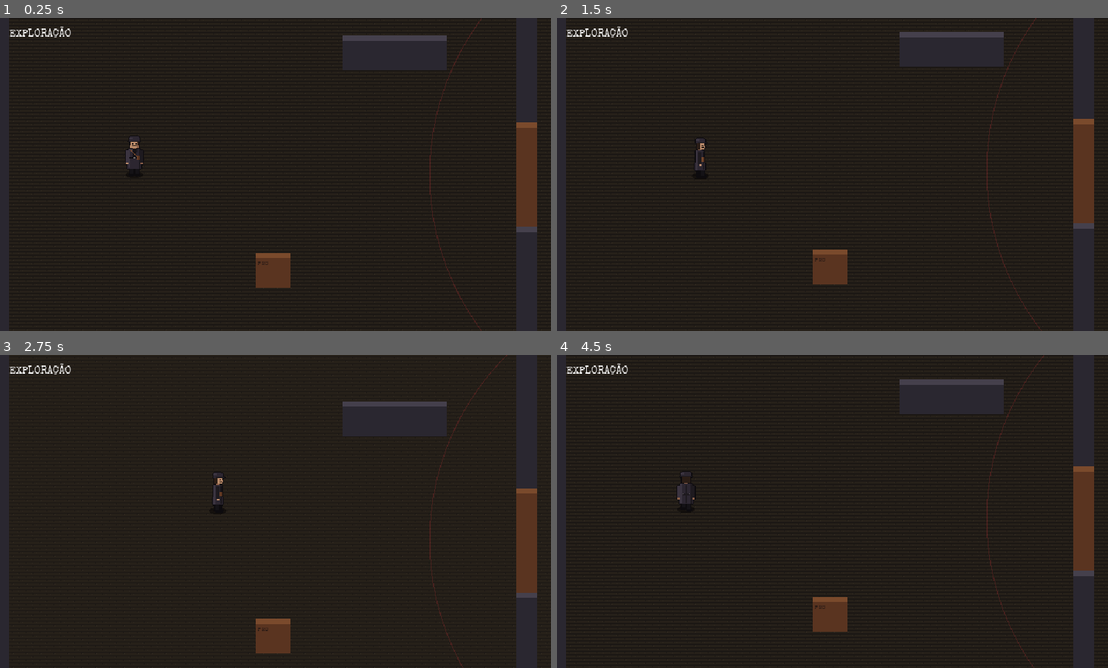
Above: before the commit, frames 1-4 (two rows, left to right).
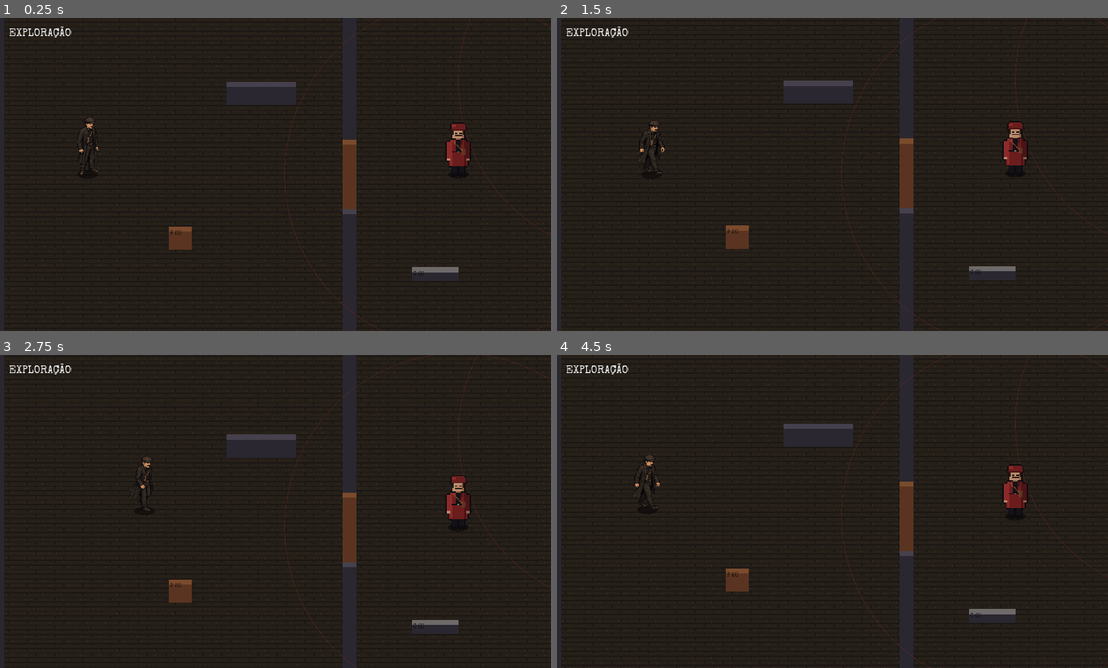
Above: after the commit, the same moments.

Repository: Brombilaa/game
Game: Godot game, scene res://scenes/exploration/test_room.tscn
Same seed, same stepped clock (60 frames per second), same inputs: the game is played once before the commit and once after it.
Inputs (mouse positions are in pixels of both pictures, inside the frame that each line leads up to):
- Up to frame 1 (0.25 s): no input
- Up to frame 2 (1.5 s): tap Enter at 0.5 s; move the mouse to (953, 158) at 0.52 s; hold D 0.53-1.28 s; tap R at 0.6, 1.35 s; click (953, 158) at 0.67 s; tap Space at 0.77 s; move the mouse to (716, 190) at 1.27 s; click (716, 190) at 1.42 s
- Up to frame 3 (2.75 s): tap Space at 1.52 s; move the mouse to (330, 442) at 2.02 s; hold D from 2.03 s (still down); tap R at 2.1 s; click (330, 442) at 2.17 s
- Up to frame 4 (4.5 s): move the mouse to (804, 574) at 2.77 s; tap R at 2.85, 3.6, 4.35 s; click (804, 574) at 2.92 s; tap Space at 3.02, 3.77 s; move the mouse to (997, 558) at 3.52 s; release D at 3.53 s; click (997, 558) at 3.67 s; move the mouse to (661, 464) at 4.27 s; click (661, 464) at 4.42 s

The runs differ from the first frame. In frame 1, 7.4% of the frame differs, in the area x 0-100%, y 0-100%; in frame 2, 7.4%; in frame 3, 6.9%; in frame 4, 7.4%.

Commit message:
Passa para 960×540 com o Nikolai real na sala de teste
Co-Authored-By: Claude Sonnet 5.5 <noreply@anthropic.com>
Claude-Session: https://claude.ai/code/session_01EDsCLEBJPZ18HUC4jaNQhy

Diff:
--- a/project.godot
+++ b/project.godot
@@ -12,13 +12,12 @@
 
 [display]
 
-window/size/viewport_width=640
-window/size/viewport_height=360
+window/size/viewport_width=960
+window/size/viewport_height=540
 window/size/window_width_override=1280
 window/size/window_height_override=720
 window/stretch/mode="canvas_items"
 window/stretch/aspect="keep"
-window/stretch/scale_mode="integer"
 
 [gui]
 
--- /dev/null
+++ b/scripts/art/character_sheet.gd
@@ -0,0 +1,34 @@
+class_name CharacterSheet
+extends RefCounted
+# Folha de poses de um personagem feita a partir de uma imagem do ChatGPT (tools/sprites/converter.py).
+# Uma fila de 8 quadros de 144×144: 0 e 1 parado, 2 a 7 andando. Desenhada virada para a direita
+# (leste); para a esquerda o quadro é espelhado. Direções diagonais e de costas ainda não existem.
+
+const FRAME := 144
+const IDLE_FRAMES := [0, 1]
+const WALK_FRAMES := [2, 3, 4, 5, 6, 7]
+# Ponto do quadro que fica sobre a posição da unidade: meio dos pés.
+const PIVOT := Vector2(72, 135)
+# Altura do personagem acima do pivô, para posicionar barras de vida.
+const HEIGHT := 100.0
+
+var texture: Texture2D
+
+
+func _init(path: String) -> void:
+	texture = load(path)
+
+
+func frame_count() -> int:
+	return int(texture.get_width() / FRAME)
+
+
+# Desenha o quadro `frame` com os pés em `pos`. `flip` espelha para a esquerda.
+func draw(canvas: CanvasItem, pos: Vector2, frame: int, flip: bool) -> void:
+	var src := Rect2(frame * FRAME, 0, FRAME, FRAME)
+	var origin := (pos - PIVOT).round()
+	if flip:
+		# Espelha em torno do pivô: largura negativa mantém o pé no mesmo lugar.
+		canvas.draw_texture_rect_region(texture, Rect2(origin + Vector2(FRAME, 0), Vector2(-FRAME, FRAME)), src)
+	else:
+		canvas.draw_texture_rect_region(texture, Rect2(origin, Vector2(FRAME, FRAME)), src)
--- a/scripts/exploration/test_room.gd
+++ b/scripts/exploration/test_room.gd
@@ -5,8 +5,10 @@
 # Combate por turnos (TurnManager + CombatRules): no turno do agente, clique no chão
 # move (gasta PA), clique no inimigo ataca, clique na cobertura mira a estrutura,
 # Espaço passa o turno e D atrasa. R reinicia a sala.
-# Visual provisório (PlaceholderArt): resolução interna 640×360, câmera segue a unidade
+# Visual provisório: resolução interna 960×540 (DEC-2026-10-29-10), câmera segue a unidade
 # em foco e a sala de 1280×720 rola; unidades desenhadas por ordem de profundidade (y).
+# O agente usa a folha real do Nikolai (CharacterSheet); inimigos e chão ainda são
+# PlaceholderArt, ampliado 2× para ficar na escala do personagem de ~96 px.
 
 enum Mode { EXPLORATION, COMBAT, GAME_OVER }
 
@@ -17,8 +19,11 @@
 const PERCEPTION_RANGE := 300.0  # provisório: alcance de percepção está PENDENTE no GDD
 const ENEMY_STEP_SECONDS := 0.4
 const POPUP_SECONDS := 1.2
-const WALK_FRAME_SECONDS := 0.15
-const WALL_TOP := 6.0  # faixa clara no topo da parede, para a leitura em 3/4
+const WALK_FRAME_SECONDS := 0.11
+const IDLE_FRAME_SECONDS := 0.7
+const PLACEHOLDER_SCALE := 2  # arte provisória de 32×48 ampliada para ~96 px
+const AGENT_SHEET := "res://assets/sprites/personagens/nikolai_e.png"
+const WALL_TOP := 9.0  # faixa clara no topo da parede, para a leitura em 3/4
 const ROOM_SIZE := Vector2i(1280, 720)
 const ENEMY_VARIANTS := ["cultista", "atirador"]  # mesma ordem de `enemies`
 
@@ -60,12 +65,16 @@
 var audio := AudioDirector.new()
 var camera := Camera2D.new()
 var facing := {}  # Combatant -> PlaceholderArt.Dir
+var flipped := {}  # Combatant -> true se está olhando para a esquerda
 var walk_time := 0.0
+var idle_frame := 0
+var agent_sheet: CharacterSheet
 
 
 func _ready() -> void:
 	add_child(hud)
 	add_child(audio)
+	agent_sheet = CharacterSheet.new(AGENT_SHEET)
 	camera.limit_left = 0
 	camera.limit_top = 0
 	camera.limit_right = ROOM_SIZE.x
@@ -155,7 +164,12 @@
 	var focus := turns.current if mode == Mode.COMBAT and turns and turns.current else player
 	camera.position = focus.pos
 	if moving_unit and not path.is_empty():
-		facing[moving_unit] = PlaceholderArt.dir_from_vector(path[0] - moving_unit.pos)
+		var dir := PlaceholderArt.dir_from_vector(path[0] - moving_unit.pos)
+		facing[moving_unit] = dir
+		if dir == PlaceholderArt.Dir.EAST:
+			flipped[moving_unit] = false
+		elif dir == PlaceholderArt.Dir.WEST:
+			flipped[moving_unit] = true  # subindo ou descendo mantém o lado anterior
 		walk_time += delta
 		moving_unit.pos = moving_unit.pos.move_toward(path[0], SPEED * delta)
 		if moving_unit.pos.is_equal_approx(path[0]):
@@ -164,6 +178,10 @@
 			moving_unit = null
 			walk_time = 0.0
 			move_finished.emit()
+		queue_redraw()
+	var breath := int(Time.get_ticks_msec() / (IDLE_FRAME_SECONDS * 1000.0)) % 2
+	if breath != idle_frame:
+		idle_frame = breath
 		queue_redraw()
 	if mode != Mode.EXPLORATION:
 		return
@@ -370,7 +388,9 @@
 
 func _draw() -> void:
 	var font := ThemeDB.fallback_font
-	draw_texture_rect(PlaceholderArt.floor_texture(), Rect2(Vector2.ZERO, ROOM_SIZE), true)
+	draw_set_transform(Vector2.ZERO, 0.0, Vector2(PLACEHOLDER_SCALE, PLACEHOLDER_SCALE))
+	draw_texture_rect(PlaceholderArt.floor_texture(), Rect2(Vector2.ZERO, ROOM_SIZE / PLACEHOLDER_SCALE), true)
+	draw_set_transform(Vector2.ZERO)
 	for w in walls:
 		_draw_block(w, PlaceholderArt.color("parede"), PlaceholderArt.color("parede_topo"))
 	if door_open:
@@ -385,7 +405,7 @@
 			_draw_block(c.rect, PlaceholderArt.color("couro"), PlaceholderArt.color("couro_claro"))
 		else:
 			_draw_block(c.rect, PlaceholderArt.color("parede"), PlaceholderArt.color("metal"))
-		draw_string(font, c.rect.position + Vector2(2, 14), "%s %d" % ["P" if c.kind == "partial" else "C", c.hp], HORIZONTAL_ALIGNMENT_LEFT, -1, 6, PlaceholderArt.color("contorno"))
+		draw_string(font, c.rect.position + Vector2(2, 14), "%s %d" % ["P" if c.kind == "partial" else "C", c.hp], HORIZONTAL_ALIGNMENT_LEFT, -1, 9, PlaceholderArt.color("contorno"))
 	if mode == Mode.EXPLORATION:
 		for e in enemies:
 			if e.is_alive():
@@ -397,13 +417,13 @@
 	if mode == Mode.COMBAT:
 		_draw_preview(font)
 	# Textos de rodapé presos à tela, não à sala que rola.
-	var footer := get_canvas_transform().affine_inverse() * Vector2(16, 345)
+	var footer := get_canvas_transform().affine_inverse() * Vector2(24, 520)
 	if mode == Mode.COMBAT:
-		draw_string(font, footer, "Rodada %d  |  Espaço passa, D atrasa, R reinicia" % turns.round_number, HORIZONTAL_ALIGNMENT_LEFT, -1, 9, Color(1, 1, 1, 0.6))
+		draw_string(font, footer, "Rodada %d  |  Espaço passa, D atrasa, R reinicia" % turns.round_number, HORIZONTAL_ALIGNMENT_LEFT, -1, 13, Color(1, 1, 1, 0.6))
 	elif mode == Mode.GAME_OVER:
-		draw_string(font, footer, "Game Over (R reinicia)", HORIZONTAL_ALIGNMENT_LEFT, -1, 9, Color(1, 0.5, 0.5))
+		draw_string(font, footer, "Game Over (R reinicia)", HORIZONTAL_ALIGNMENT_LEFT, -1, 13, Color(1, 0.5, 0.5))
 	for p in popups:
-		draw_string(font, p.pos, p.text, HORIZONTAL_ALIGNMENT_LEFT, -1, 9, Color(1, 1, 0.7, clampf(p.time / POPUP_SECONDS * 2.0, 0.0, 1.0)))
+		draw_string(font, p.pos, p.text, HORIZONTAL_ALIGNMENT_LEFT, -1, 13, Color(1, 1, 0.7, clampf(p.time / POPUP_SECONDS * 2.0, 0.0, 1.0)))
 
 
 # Bloco em 3/4: face frontal com uma faixa clara de topo.
@@ -414,21 +434,25 @@
 
 func _draw_unit(u: Combatant) -> void:
 	draw_set_transform(u.pos, 0.0, Vector2(1.0, 0.4))  # sombra achatada sob os pés
-	draw_circle(Vector2.ZERO, u.radius, Color(0, 0, 0, 0.45))
+	draw_circle(Vector2.ZERO, 18.0, Color(0, 0, 0, 0.45))
 	draw_set_transform(Vector2.ZERO)
 	if turns and u == turns.current:
 		draw_set_transform(u.pos, 0.0, Vector2(1.0, 0.5))
-		draw_arc(Vector2.ZERO, u.radius + 5, 0.0, TAU, 32, PlaceholderArt.color("destaque"), 2.0)
+		draw_arc(Vector2.ZERO, 26.0, 0.0, TAU, 32, PlaceholderArt.color("destaque"), 2.0)
 		draw_set_transform(Vector2.ZERO)
-	var frame := 0
-	if u == moving_unit:
-		frame = 1 + int(walk_time / WALK_FRAME_SECONDS) % 2
+	var walking := u == moving_unit
 	var i := enemies.find(u)
-	var variant: String = ENEMY_VARIANTS[i % ENEMY_VARIANTS.size()] if i >= 0 else "agente"
-	var tex := PlaceholderArt.character_texture(variant, facing.get(u, PlaceholderArt.Dir.SOUTH), frame)
-	draw_texture(tex, (u.pos - PlaceholderArt.PIVOT).round())
+	if i < 0:
+		var frames: Array = CharacterSheet.WALK_FRAMES if walking else CharacterSheet.IDLE_FRAMES
+		var n := int(walk_time / WALK_FRAME_SECONDS) % frames.size() if walking else idle_frame
+		agent_sheet.draw(self, u.pos, frames[n], flipped.get(u, false))
+	else:
+		var frame := 1 + int(walk_time / WALK_FRAME_SECONDS) % 2 if walking else 0
+		var tex := PlaceholderArt.character_texture(ENEMY_VARIANTS[i % ENEMY_VARIANTS.size()], facing.get(u, PlaceholderArt.Dir.SOUTH), frame)
+		var size := Vector2(PlaceholderArt.FRAME_SIZE * PLACEHOLDER_SCALE)
+		draw_texture_rect(tex, Rect2((u.pos - PlaceholderArt.PIVOT * PLACEHOLDER_SCALE).round(), size), false)
 	if mode != Mode.EXPLORATION:
-		var bar := Rect2(u.pos + Vector2(-14, -PlaceholderArt.PIVOT.y - 6), Vector2(28, 3))
+		var bar := Rect2(u.pos + Vector2(-20, -CharacterSheet.HEIGHT - 8), Vector2(40, 4))
 		draw_rect(bar, Color(0.2, 0.2, 0.2))
 		draw_rect(Rect2(bar.position, Vector2(bar.size.x * float(u.pv) / u.max_pv, bar.size.y)), Color(0.3, 0.85, 0.35))
 
@@ -458,4 +482,4 @@
 			var cost := rules.move_cost(CombatRules.path_length(route))
 			text = "%d PA" % cost if cost <= player.pa else "%d PA (parcial)" % player.pa
 	if text != "":
-		draw_string(font, mouse + Vector2(10, -6), text, HORIZONTAL_ALIGNMENT_LEFT, -1, 8, Color.WHITE)
+		draw_string(font, mouse + Vector2(14, -8), text, HORIZONTAL_ALIGNMENT_LEFT, -1, 12, Color.WHITE)
--- a/scripts/ui/combat_hud.gd
+++ b/scripts/ui/combat_hud.gd
@@ -7,10 +7,10 @@
 signal end_turn_requested
 
 const NOTICE_SECONDS := 2.0  # provisório: duração de avisos está PENDENTE no GDD
-const PIP_SIZE := Vector2(8, 8)
+const PIP_SIZE := Vector2(12, 12)
 const PIP_FULL := Color(0.95, 0.8, 0.25)
 const PIP_EMPTY := Color(0.3, 0.3, 0.35)
-const FONT_SIZE := 8  # em pixels da resolução interna 640×360
+const FONT_SIZE := 12  # em pixels da resolução interna 960×540
 
 var mode_label: Label
 var notice_label: Label
@@ -81,16 +81,16 @@
 
 func _build() -> void:
 	mode_label = Label.new()
-	mode_label.position = Vector2(16, 12)
-	mode_label.add_theme_font_size_override("font_size", 12)
+	mode_label.position = Vector2(24, 18)
+	mode_label.add_theme_font_size_override("font_size", 18)
 	add_child(mode_label)
 
 	notice_label = Label.new()
 	notice_label.anchor_right = 1.0
-	notice_label.offset_top = 40
-	notice_label.offset_bottom = 65
+	notice_label.offset_top = 60
+	notice_label.offset_bottom = 98
 	notice_label.horizontal_alignment = HORIZONTAL_ALIGNMENT_CENTER
-	notice_label.add_theme_font_size_override("font_size", 20)
+	notice_label.add_theme_font_size_override("font_size", 30)
 	notice_label.visible = false
 	add_child(notice_label)
 
@@ -105,17 +105,17 @@
 	turn_panel.anchor_right = 0.5
 	turn_panel.anchor_top = 1.0
 	turn_panel.anchor_bottom = 1.0
-	turn_panel.offset_left = -100
-	turn_panel.offset_right = 100
-	turn_panel.offset_top = -40
-	turn_panel.offset_bottom = -12
+	turn_panel.offset_left = -150
+	turn_panel.offset_right = 150
+	turn_panel.offset_top = -60
+	turn_panel.offset_bottom = -18
 	turn_panel.grow_horizontal = Control.GROW_DIRECTION_BOTH
 	turn_panel.grow_vertical = Control.GROW_DIRECTION_BEGIN
 	add_child(turn_panel)
 
 	var row := HBoxContainer.new()
 	row.alignment = BoxContainer.ALIGNMENT_CENTER
-	row.add_theme_constant_override("separation", 8)
+	row.add_theme_constant_override("separation", 12)
 	turn_panel.add_child(row)
 
 	unit_label = Label.new()
--- /dev/null
+++ b/tests/test_character_sheet.gd
@@ -0,0 +1,40 @@
+extends SceneTree
+# Teste headless da folha de poses do Nikolai. Rodar com:
+#   godot --headless --path . -s tests/test_character_sheet.gd
+
+var failures := 0
+
+
+func _init() -> void:
+	var sheet := CharacterSheet.new("res://assets/sprites/personagens/nikolai_e.png")
+	_check(sheet.frame_count() == 8, "8 quadros na folha")
+	_check(sheet.texture.get_height() == CharacterSheet.FRAME, "folha de uma fila só")
+
+	var img := sheet.texture.get_image()
+	var used := {}
+	for f in sheet.frame_count():
+		var feet_ok := false
+		var top := -1
+		for y in CharacterSheet.FRAME:
+			for x in CharacterSheet.FRAME:
+				var c := img.get_pixel(f * CharacterSheet.FRAME + x, y)
+				if c.a > 0.0:
+					if top < 0:
+						top = y
+					if y == int(CharacterSheet.PIVOT.y) and absi(x - int(CharacterSheet.PIVOT.x)) < 40:
+						feet_ok = true
+					used[c] = true
+		_check(feet_ok, "quadro %d tem os pés na linha do pivô" % f)
+		_check(top >= 0 and CharacterSheet.PIVOT.y - top <= CharacterSheet.HEIGHT, "quadro %d cabe na altura declarada" % f)
+	_check(used.size() <= 24, "paleta única de até 24 cores (%d)" % used.size())
+
+	_check(CharacterSheet.IDLE_FRAMES + CharacterSheet.WALK_FRAMES == [0, 1, 2, 3, 4, 5, 6, 7], "parado e andando cobrem os 8 quadros")
+
+	print("Falhas: %d" % failures)
+	quit(1 if failures > 0 else 0)
+
+
+func _check(ok: bool, label: String) -> void:
+	if not ok:
+		failures += 1
+		print("FALHOU: " + label)
Binary file added: assets/sprites/personagens/nikolai_e.png
Not shown, added: assets/sprites/personagens/nikolai_e.png.import
Not shown, changed: docs/direcao-visual.md
Not shown, changed: docs/guia-sprites-chatgpt.md
